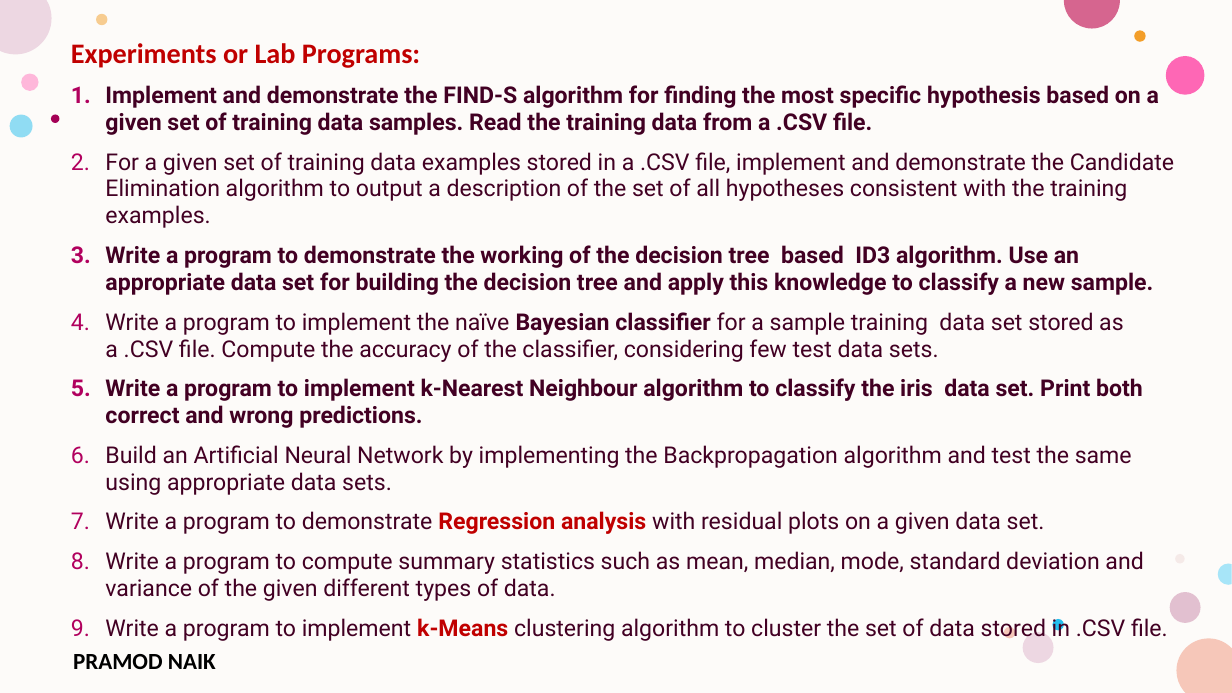
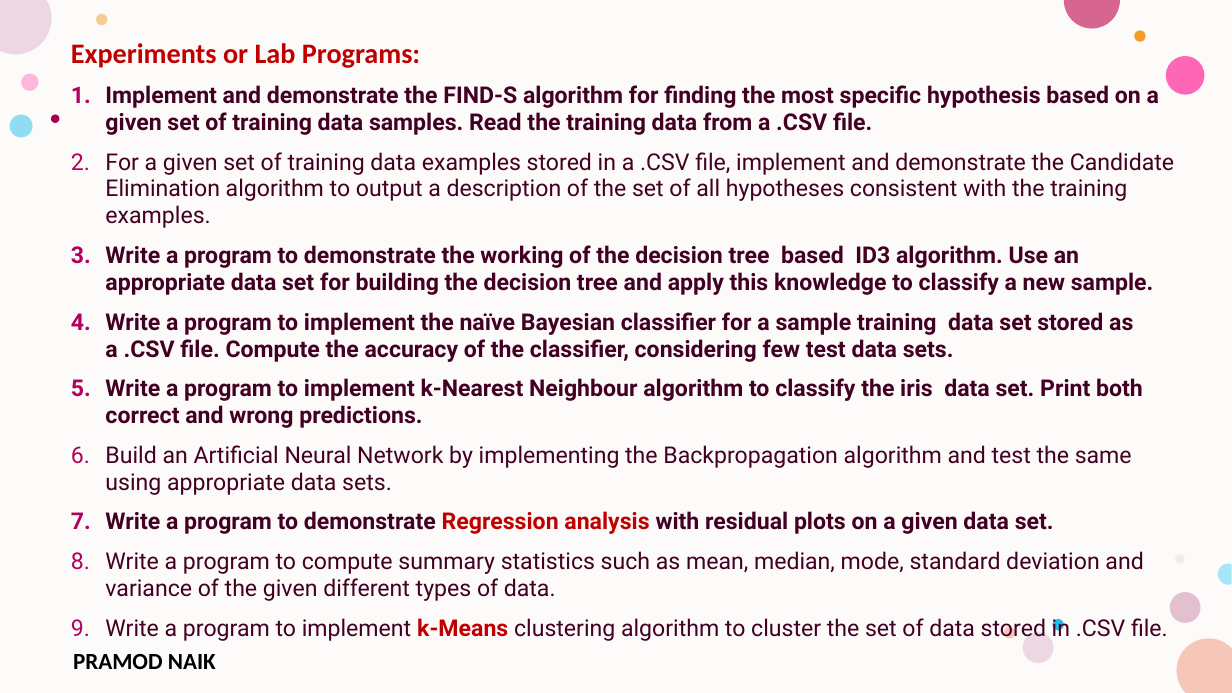
Before and after one commit to PRAMODNAIK-DEV/MCA-2nd-Sem-ML-Data-Analytics-Shridevi-College, a slide deck: slide 1 of Lab Programs/Lab Program-Algorithms.pptx. Drawn at 1232x693 pixels with LibreOffice and Linux fonts; fonts in the diff are those of the drawing; background and template pictures are left out. Boxes give left, top, right and bottom in pixels: in the first picture for what was removed or moved away, otherwise in the second. Text is boxed around its words. In the diff, an @@ line names an element or a change of style, - is before the commit and + after.

Commit message:
Completed Program-7

```diff
--- a/Lab Programs/Lab Program-Algorithms.pptx
+++ b/Lab Programs/Lab Program-Algorithms.pptx
@@ text at bbox=[105, 312, 1133, 534]: bold on in "Write a program to implement the naïve ...", "Write a program to demonstrate with residual ..." @@
```
Also in this commit, not shown: 1 other slide changed, 10 slides added, 2 slides removed, 2 other files.
